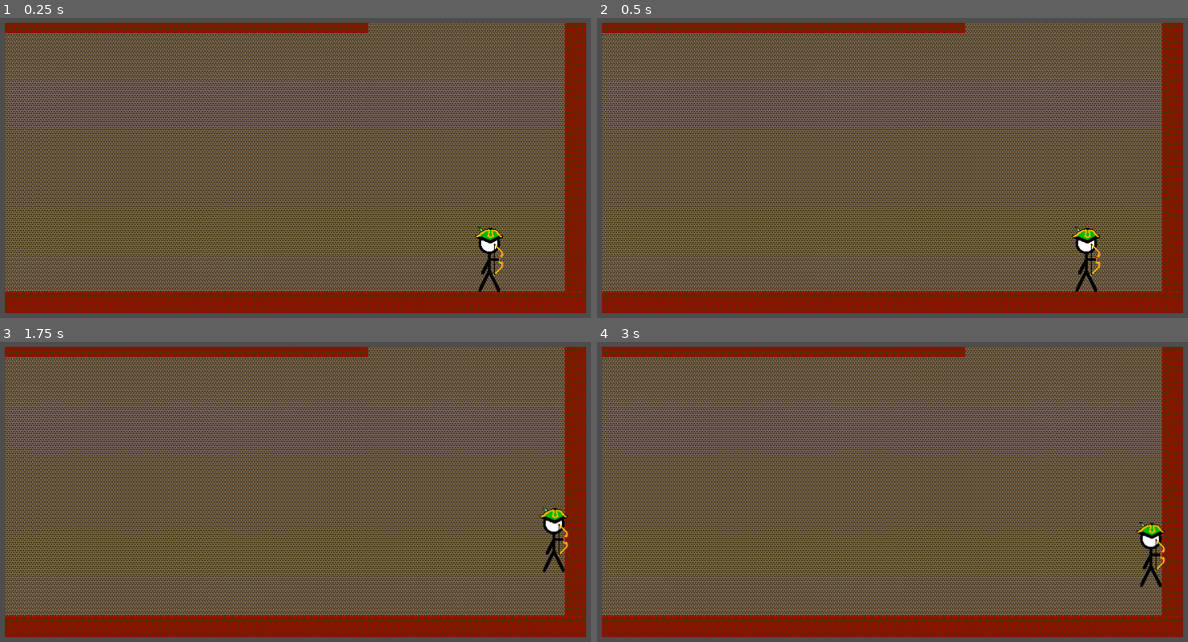
Above: before the commit, frames 1-4 (two rows, left to right).
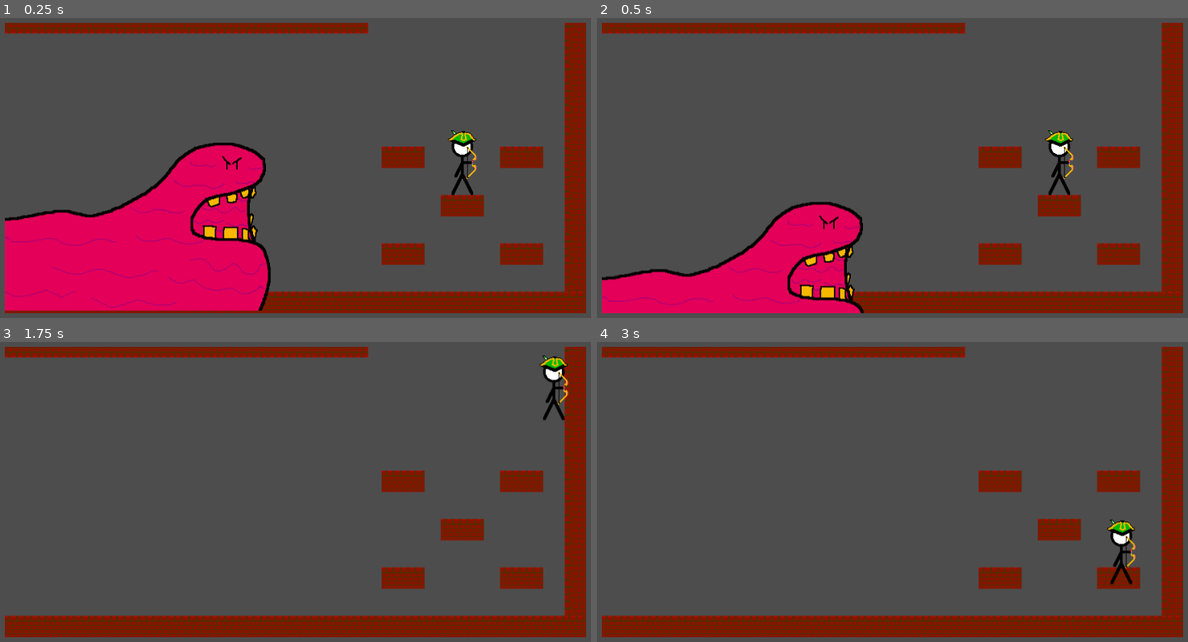
Above: after the commit, the same moments.

Repository: Aelern/AlphaWare
Game: Godot game, scene res://Levels/microgame_manager.tscn
Two runs of this game, one before a commit and one after it. Both use one fixed random seed, a clock stepped at 60 frames per second and the inputs below.
Inputs:
- Up to frame 1 (0.25 s): no input
- Up to frame 2 (0.5 s): no input
- Up to frame 3 (1.75 s): hold Right (right) from 0.53 s (still down); tap Space (action) at 0.6, 1.35 s; tap Up (up) at 0.77, 1.52 s
- Up to frame 4 (3 s): release Right (right) at 2.03 s; hold Left (left) 2.03-2.78 s; tap Space (action) at 2.1, 2.85 s; hold Right (right) from 2.78 s (still down)

The runs differ from the first frame. In frame 1, 80% of the frame differs, in the area x 0-96%, y 1-98%; in frame 2, 79%; in frame 3, 76%; in frame 4, 76%.

Commit message:
Added basic platforms. Stage is getting set

Diff:
--- /dev/null
+++ b/Actors/Maple/arrow.gd
@@ -0,0 +1,32 @@
+class_name Arrow
+extends Node2D
+
+@onready var animated_sprite = $AnimatedSprite2D
+
+var target: Node2D
+var range:float = 600.0
+var speed = 400
+var moving = false
+
+func _ready() -> void:
+	animated_sprite.animation_finished.connect(animation_manager)
+
+func _physics_process(delta: float) -> void:
+	var new_position = Vector2()
+	if moving:
+		new_position = global_position.move_toward(target.global_position, speed * delta)
+	range = range - new_position.length()
+	if range < 0:
+		queue_free()
+	if new_position == target.global_position:
+		animation_manager()
+	global_position = new_position
+
+func animation_manager() -> void:
+	if animated_sprite.animation == "appear":
+		animated_sprite.play("default")
+		animated_sprite.disconnect("animation_finished", animation_manager)
+		moving = true
+	elif animated_sprite.animation == "default":
+		animated_sprite.play("impact")
+		animated_sprite.animation_finished.connect(queue_free)
--- a/Actors/Maple/arrow.tscn
+++ b/Actors/Maple/arrow.tscn
@@ -1,5 +1,6 @@
-[gd_scene load_steps=12 format=3 uid="uid://bwxmkusnxalb3"]
+[gd_scene load_steps=13 format=3 uid="uid://bwxmkusnxalb3"]
 
+[ext_resource type="Script" uid="uid://c52imcp8881sn" path="res://Actors/Maple/arrow.gd" id="1_2lsuf"]
 [ext_resource type="Texture2D" uid="uid://bpa7hobae582e" path="res://Assets/arrow.png" id="1_gyjr5"]
 
 [sub_resource type="AtlasTexture" id="AtlasTexture_gyjr5"]
@@ -84,8 +85,11 @@
 }]
 
 [node name="Arrow" type="Node2D"]
+script = ExtResource("1_2lsuf")
 
 [node name="AnimatedSprite2D" type="AnimatedSprite2D" parent="."]
 sprite_frames = SubResource("SpriteFrames_a3uk0")
 animation = &"appear"
 autoplay = "appear"
+frame = 2
+frame_progress = 1.0
--- a/Actors/Maple/bowman.gd
+++ b/Actors/Maple/bowman.gd
@@ -1,15 +1,17 @@
 class_name Bowman
 extends CharacterBody2D
 
+@onready var animated_sprite = $AnimatedSprite2D
+
 @export var top_speed = 200
 @export var acceleration = 2000
-@export var deceleration = 5000
-@export var jump_speed = 390
+@export var deceleration = 6000
+@export var jump_speed = 420
 @export var gravity = 1200
 @export var terminal_velocity = 1200
 
 var own_speed: Vector2
-var facing_right = false
+var facing_right = true
 
 enum States {GROUND, AIR, ATTACK, HITSTUN}
 var player_state = States.GROUND
@@ -38,8 +40,12 @@
 		own_speed.x = clamp(own_speed.x + acceleration * dir * delta, top_speed * -1, top_speed)
 		if dir == 1 and not facing_right:
 			facing_right = true
+			animated_sprite.flip_h = false
+			own_speed.x = clamp(own_speed.x + deceleration * dir * delta, top_speed * -1, top_speed)
 		elif dir == -1 and facing_right:
 			facing_right = false
+			animated_sprite.flip_h = true
+			own_speed.x = clamp(own_speed.x + deceleration * dir * delta, top_speed * -1, top_speed)
 	else:
 		if own_speed.x > 0:
 			own_speed.x = clamp(own_speed.x - deceleration * delta, 0, top_speed)
--- /dev/null
+++ b/Actors/Maple/muck_monster.tscn
@@ -0,0 +1,37 @@
+[gd_scene load_steps=5 format=3 uid="uid://cx3aqhtdaanru"]
+
+[ext_resource type="Texture2D" uid="uid://ddlbehlo4keyf" path="res://Assets/muck_main_body.png" id="1_60de8"]
+[ext_resource type="Script" uid="uid://dhi7jl4m0bqmc" path="res://Components/hitbox_component.gd" id="2_lvyhv"]
+[ext_resource type="Script" uid="uid://ccd00snf85m7l" path="res://Components/hurtbox_component.gd" id="3_h2h7c"]
+
+[sub_resource type="SpriteFrames" id="SpriteFrames_rlp11"]
+animations = [{
+"frames": [{
+"duration": 1.0,
+"texture": ExtResource("1_60de8")
+}],
+"loop": true,
+"name": &"default",
+"speed": 5.0
+}]
+
+[node name="MuckMonster" type="RigidBody2D"]
+
+[node name="AnimatedSprite2D" type="AnimatedSprite2D" parent="."]
+sprite_frames = SubResource("SpriteFrames_rlp11")
+
+[node name="HitboxComponent" type="Area2D" parent="."]
+script = ExtResource("2_lvyhv")
+metadata/_custom_type_script = "uid://dhi7jl4m0bqmc"
+
+[node name="CollisionPolygon2D" type="CollisionPolygon2D" parent="HitboxComponent"]
+visible = false
+polygon = PackedVector2Array(-24, -16, 16, -48, 48, -88, 104, -104, 144, -96, 168, -80, 168, -56, 152, -32, 144, -8, 152, 40, 168, 56, 176, 96, 160, 144, -216, 144, -216, 8, -128, -8, -80, 0)
+
+[node name="HurtboxComponent" type="Area2D" parent="."]
+script = ExtResource("3_h2h7c")
+metadata/_custom_type_script = "uid://ccd00snf85m7l"
+
+[node name="CollisionPolygon2D2" type="CollisionPolygon2D" parent="HurtboxComponent"]
+visible = false
+polygon = PackedVector2Array(-24, -16, 16, -48, 48, -88, 104, -104, 144, -96, 168, -80, 168, -56, 152, -32, 144, -8, 152, 40, 168, 56, 176, 96, 160, 144, -216, 144, -216, 8, -128, -8, -80, 0)
--- a/Levels/maple.tscn
+++ b/Levels/maple.tscn
@@ -1,9 +1,11 @@
-[gd_scene load_steps=7 format=4 uid="uid://hbvw22o20pps"]
+[gd_scene load_steps=9 format=4 uid="uid://hbvw22o20pps"]
 
 [ext_resource type="Script" uid="uid://dbc1ynackruux" path="res://Levels/microgame.gd" id="1_j036s"]
 [ext_resource type="Texture2D" uid="uid://idfvwmcrc814" path="res://Assets/brick_bg.png" id="2_peun0"]
 [ext_resource type="Texture2D" uid="uid://3mvlmmyhn6pb" path="res://Assets/brick_terrain.png" id="3_55hat"]
 [ext_resource type="PackedScene" uid="uid://dtwt4cieh17sy" path="res://Actors/Maple/bowman.tscn" id="4_104fx"]
+[ext_resource type="PackedScene" uid="uid://chkoa4nd2wamb" path="res://Objects/maple_platform.tscn" id="5_vwf3m"]
+[ext_resource type="PackedScene" uid="uid://cx3aqhtdaanru" path="res://Actors/Maple/muck_monster.tscn" id="6_ghhwy"]
 
 [sub_resource type="TileSetAtlasSource" id="TileSetAtlasSource_104fx"]
 resource_name = "sewer_bricks"
@@ -40,6 +42,7 @@
 render_target_update_mode = 4
 
 [node name="Background" type="TextureRect" parent="SubViewportContainer/SubViewport"]
+visible = false
 offset_right = 864.0
 offset_bottom = 432.0
 texture = ExtResource("2_peun0")
@@ -50,5 +53,25 @@
 tile_map_data = PackedByteArray("AAAAAAwAAQAAAAAAAAABAAwAAQAAAAAAAAACAAwAAQAAAAAAAAADAAwAAQAAAAAAAAAEAAwAAQAAAAAAAAAFAA …(1056 unchanged characters)…
 tile_set = SubResource("TileSet_vwf3m")
 
+[node name="Platforms" type="Node" parent="SubViewportContainer/SubViewport"]
+
+[node name="MaplePlatform" parent="SubViewportContainer/SubViewport/Platforms" instance=ExtResource("5_vwf3m")]
+position = Vector2(592, 328)
+
+[node name="MaplePlatform2" parent="SubViewportContainer/SubViewport/Platforms" instance=ExtResource("5_vwf3m")]
+position = Vector2(768, 328)
+
+[node name="MaplePlatform3" parent="SubViewportContainer/SubViewport/Platforms" instance=ExtResource("5_vwf3m")]
+position = Vector2(680, 256)
+
+[node name="MaplePlatform4" parent="SubViewportContainer/SubViewport/Platforms" instance=ExtResource("5_vwf3m")]
+position = Vector2(592, 184)
+
+[node name="MaplePlatform5" parent="SubViewportContainer/SubViewport/Platforms" instance=ExtResource("5_vwf3m")]
+position = Vector2(768, 184)
+
 [node name="Bowman" parent="SubViewportContainer/SubViewport" instance=ExtResource("4_104fx")]
-position = Vector2(720, 352)
+position = Vector2(680, 208)
+
+[node name="MuckMonster" parent="SubViewportContainer/SubViewport" instance=ExtResource("6_ghhwy")]
+position = Vector2(216, 256)
--- /dev/null
+++ b/Objects/maple_platform.tscn
@@ -0,0 +1,29 @@
+[gd_scene load_steps=5 format=3 uid="uid://chkoa4nd2wamb"]
+
+[ext_resource type="Texture2D" uid="uid://3mvlmmyhn6pb" path="res://Assets/brick_terrain.png" id="1_dobql"]
+
+[sub_resource type="TileSetAtlasSource" id="TileSetAtlasSource_7ferf"]
+texture = ExtResource("1_dobql")
+texture_region_size = Vector2i(32, 32)
+0:0/0 = 0
+1:0/0 = 0
+0:1/0 = 0
+1:1/0 = 0
+
+[sub_resource type="TileSet" id="TileSet_lbx8a"]
+tile_size = Vector2i(32, 32)
+sources/0 = SubResource("TileSetAtlasSource_7ferf")
+
+[sub_resource type="RectangleShape2D" id="RectangleShape2D_j3kmx"]
+size = Vector2(64, 32)
+
+[node name="MaplePlatform" type="StaticBody2D"]
+
+[node name="TileMapLayer" type="TileMapLayer" parent="."]
+tile_map_data = PackedByteArray(0, 0, 255, 255, 0, 0, 0, 0, 0, 0, 0, 0, 0, 0, 0, 0, 0, 0, 0, 0, 0, 0, 0, 0, 0, 0)
+tile_set = SubResource("TileSet_lbx8a")
+
+[node name="CollisionShape2D" type="CollisionShape2D" parent="."]
+position = Vector2(0, 16)
+shape = SubResource("RectangleShape2D_j3kmx")
+one_way_collision = true
Not shown, added: Actors/Maple/arrow.gd.uid
Binary file added: Assets/muck_main_body.png
Not shown, added: Assets/muck_main_body.png.import
